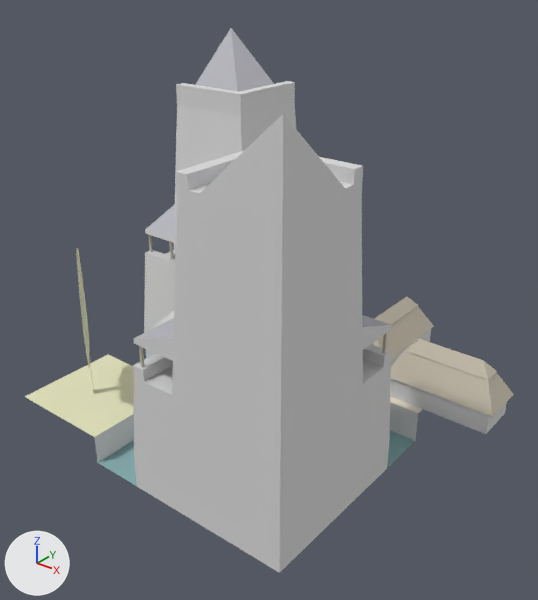
The OBJ model assets/stl_export/c1cw.obj: old version first, new version second.
Rendered twice from a 50 mm lens placed at (39.2, -46.4, 37.9), pointed at (3.0, -1.2, 9.9). The axes (+X, +Y, +Z) are drawn at lower left. The lights are the same throughout. The older version comes first. Where no turn or scale is listed for an object, it has been applied to the vertices. Vertices at exactly the same position are counted once.

Objects in the first picture: 'c1cw'.
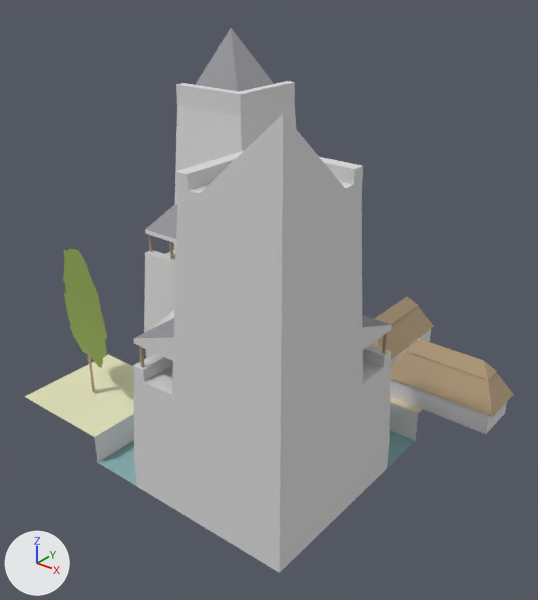
Boxes (x1, y1, x2, y2) around the edits, measured in the pictures (538 x 600 px; the box of a moved part takes in the faces that stretch with it):
'c1cw', recoloured, reshaped: (25, 28, 514, 573) in both
part 1 of me_c1cw, moved or reshaped: before (78, 249, 94, 393); after (25, 249, 422, 437)
part 2 of me_c1cw, moved or reshaped: before (25, 355, 108, 437); after (92, 383, 94, 392)
part 3 of me_c1cw, recoloured: before (76, 248, 94, 390); after (64, 249, 107, 367)

The edits, one by one:
Material 'castleRoof' (mat_castleroof) changes colour from grey #b7b7bd to grey #949499; in linear values from (0.471, 0.471, 0.51) to (0.294, 0.294, 0.318).
Material 'straw' (mat_straw) changes colour from light grey #c7bead to beige #b29c7d; in linear values from (0.569, 0.514, 0.42) to (0.447, 0.333, 0.204).
Material 'tree' (mat_tree) is new.
Its base color is (0.294, 0.4, 0.0902) (green #94aa55).
Its roughness is 1.0.
me_c1cw has 392 vertices, 652 faces and spans x -15.0..21.4, y -15.0..17.2, z -3.0..29.6.
me_c1cw is used by ob_c1cw; location (0.0, 0.0, 0.0).
me_c1cw part 1: 66 of 392 vertices moved; they spanned x -13.9..-7.1, y -13.3..-7.8, z -0.3..14.1 and now span x -15.0..15.0, y -15.0..15.0, z -0.3..14.1; mean shift (0.3, 0.2, 0.0); largest move (-7.7, -12.8, 5.3) -> (15.0, 15.0, 0.0).
Part 2, on me_c1cw:
Vertex 324 of me_c1cw moves from (-15.0, -15.0, -0.3) at pixel (24, 396) to (-10.7, -10.5, -0.3) at pixel (93, 391).
me_c1cw part 3: 21 faces spanning x -14.8..-6.2, y -11.6..-9.4, z 3.4..14.1 switch from mat_w (beige #e2e2bc) to mat_tree (green #94aa55).
